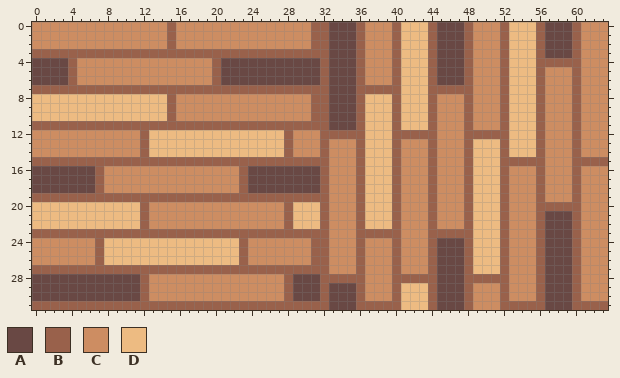
Pixel-art file, stored at brackeys-2023-2/Assets/Sprites/flooring.aseprite. This is how it looked before the edit.
64x32 pixels, 1 frame.
Visible layers, top first: "Layer 3" opacity 4% soft light, "Layer 2" opacity 75% soft light, "Layer 1".
Palette (. is transparent): A #694844  B #99614b  C #cd8d62  D #edbb82
Pixels before, first column x 0:
 0 CCCCCCCCCCCCCCCBCCCCCCCCCCCCCCCBBAAABCCCBDDDBAAABCCCBDDDBAAABCCC
 1 CCCCCCCCCCCCCCCBCCCCCCCCCCCCCCCBBAAABCCCBDDDBAAABCCCBDDDBAAABCCC
 2 CCCCCCCCCCCCCCCBCCCCCCCCCCCCCCCBBAAABCCCBDDDBAAABCCCBDDDBAAABCCC
 3 BBBBBBBBBBBBBBBBBBBBBBBBBBBBBBBBBAAABCCCBDDDBAAABCCCBDDDBAAABCCC
 4 AAAABCCCCCCCCCCCCCCCBAAAAAAAAAAABAAABCCCBDDDBAAABCCCBDDDBBBBBCCC
 5 AAAABCCCCCCCCCCCCCCCBAAAAAAAAAAABAAABCCCBDDDBAAABCCCBDDDBCCCBCCC
 6 AAAABCCCCCCCCCCCCCCCBAAAAAAAAAAABAAABCCCBDDDBAAABCCCBDDDBCCCBCCC
 7 BBBBBBBBBBBBBBBBBBBBBBBBBBBBBBBBBAAABBBBBDDDBBBBBCCCBDDDBCCCBCCC
 8 DDDDDDDDDDDDDDDBCCCCCCCCCCCCCCCBBAAABDDDBDDDBCCCBCCCBDDDBCCCBCCC
 9 DDDDDDDDDDDDDDDBCCCCCCCCCCCCCCCBBAAABDDDBDDDBCCCBCCCBDDDBCCCBCCC
10 DDDDDDDDDDDDDDDBCCCCCCCCCCCCCCCBBAAABDDDBDDDBCCCBCCCBDDDBCCCBCCC
11 BBBBBBBBBBBBBBBBBBBBBBBBBBBBBBBBBAAABDDDBDDDBCCCBCCCBDDDBCCCBCCC
12 CCCCCCCCCCCCBDDDDDDDDDDDDDDDBCCCBBBBBDDDBBBBBCCCBBBBBDDDBCCCBCCC
13 CCCCCCCCCCCCBDDDDDDDDDDDDDDDBCCCBCCCBDDDBCCCBCCCBDDDBDDDBCCCBCCC
14 CCCCCCCCCCCCBDDDDDDDDDDDDDDDBCCCBCCCBDDDBCCCBCCCBDDDBDDDBCCCBCCC
15 BBBBBBBBBBBBBBBBBBBBBBBBBBBBBBBBBCCCBDDDBCCCBCCCBDDDBBBBBCCCBBBB
16 AAAAAAABCCCCCCCCCCCCCCCBAAAAAAAABCCCBDDDBCCCBCCCBDDDBCCCBCCCBCCC
17 AAAAAAABCCCCCCCCCCCCCCCBAAAAAAAABCCCBDDDBCCCBCCCBDDDBCCCBCCCBCCC
18 AAAAAAABCCCCCCCCCCCCCCCBAAAAAAAABCCCBDDDBCCCBCCCBDDDBCCCBCCCBCCC
19 BBBBBBBBBBBBBBBBBBBBBBBBBBBBBBBBBCCCBDDDBCCCBCCCBDDDBCCCBCCCBCCC
20 DDDDDDDDDDDDBCCCCCCCCCCCCCCCBDDDBCCCBDDDBCCCBCCCBDDDBCCCBBBBBCCC
21 DDDDDDDDDDDDBCCCCCCCCCCCCCCCBDDDBCCCBDDDBCCCBCCCBDDDBCCCBAAABCCC
22 DDDDDDDDDDDDBCCCCCCCCCCCCCCCBDDDBCCCBDDDBCCCBCCCBDDDBCCCBAAABCCC
23 BBBBBBBBBBBBBBBBBBBBBBBBBBBBBBBBBCCCBBBBBCCCBBBBBDDDBCCCBAAABCCC
24 CCCCCCCBDDDDDDDDDDDDDDDBCCCCCCCBBCCCBCCCBCCCBAAABDDDBCCCBAAABCCC
25 CCCCCCCBDDDDDDDDDDDDDDDBCCCCCCCBBCCCBCCCBCCCBAAABDDDBCCCBAAABCCC
26 CCCCCCCBDDDDDDDDDDDDDDDBCCCCCCCBBCCCBCCCBCCCBAAABDDDBCCCBAAABCCC
27 BBBBBBBBBBBBBBBBBBBBBBBBBBBBBBBBBCCCBCCCBCCCBAAABDDDBCCCBAAABCCC
28 AAAAAAAAAAAABCCCCCCCCCCCCCCCBAAABBBBBCCCBBBBBAAABBBBBCCCBAAABCCC
29 AAAAAAAAAAAABCCCCCCCCCCCCCCCBAAABAAABCCCBDDDBAAABCCCBCCCBAAABCCC
30 AAAAAAAAAAAABCCCCCCCCCCCCCCCBAAABAAABCCCBDDDBAAABCCCBCCCBAAABCCC
31 BBBBBBBBBBBBBBBBBBBBBBBBBBBBBBBBBAAABBBBBDDDBAAABCCCBBBBBAAABBBB
The same view after the edit:
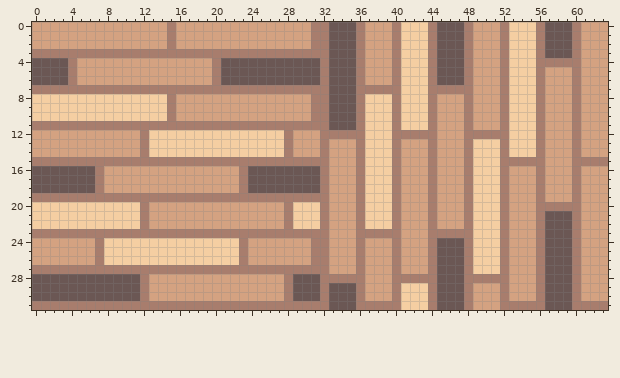
From the commit log: fixed floor saturation
The edit:
layer "Flattened" added
layer "Layer 1" removed
layer "Layer 2" removed
layer "Layer 3" removed
colour A: #694844 -> #6b5754
colour B: #99614b -> #a87d6d
colour C: #cd8d62 -> #d4a281
colour D: #edbb82 -> #f5cea2
Changed places in both pictures, as pixel boxes (x1, y1, x2, y2):
changed: (32, 22, 608, 310)
